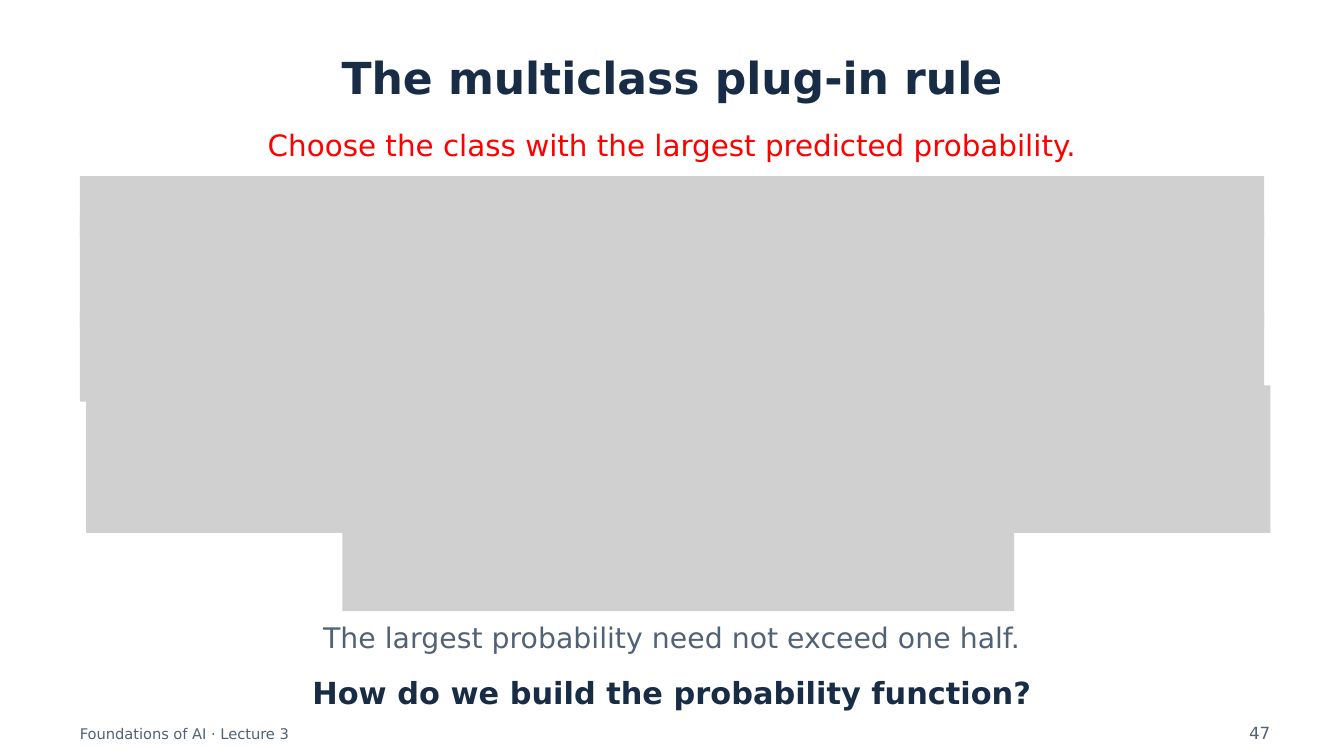
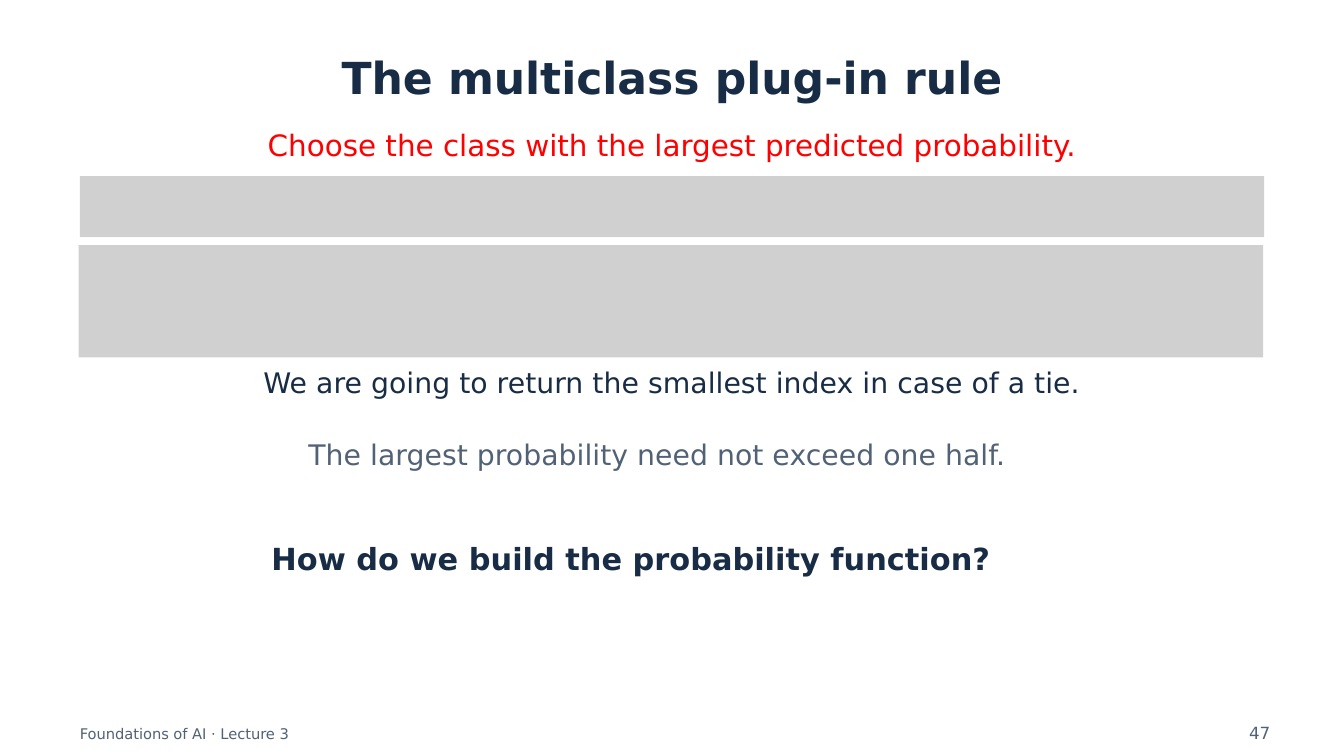
Before and after one commit to semtm0051/2026_27, a slide deck: slide 47 of Week_03/Slides/Week_03 - Slides.pptx. Drawn at 1344x756 pixels with LibreOffice and Linux fonts; fonts in the diff are those of the drawing; grey boxes stand for pictures. Boxes give left, top, right and bottom in pixels: in the first picture for what was removed or moved away, otherwise in the second. Text is boxed around its words. In the diff, an @@ line names an element or a change of style, - is before the commit and + after.

```diff
--- a/Week_03/Slides/Week_03 - Slides.pptx
+++ b/Week_03/Slides/Week_03 - Slides.pptx
@@ picture: place and size @@
-picture at bbox=[80, 214, 1264, 326]
+picture at bbox=[79, 245, 1263, 357]
@@ picture removed at bbox=[80, 315, 1264, 401] @@
@@ picture removed at bbox=[86, 385, 1270, 532] @@
@@ text added at bbox=[263, 371, 1079, 399], 20.2 pt, text #182D45 @@
+We are going to return the smallest index in case of a tie.
@@ text "The largest probability need not ...": place and size @@
-text "The largest probability need not ..." at bbox=[323, 626, 1020, 654]
+text "The largest probability need not ..." at bbox=[308, 443, 1005, 471]
@@ text "How do we build the ...": place and size @@
-text "How do we build the ..." at bbox=[312, 681, 1031, 710]
+text "How do we build the ..." at bbox=[271, 547, 990, 576]
@@ picture removed at bbox=[343, 513, 1015, 611] @@
```
Also in this commit, not shown: 11 other slides changed, 1 slide removed, 1 other file.
